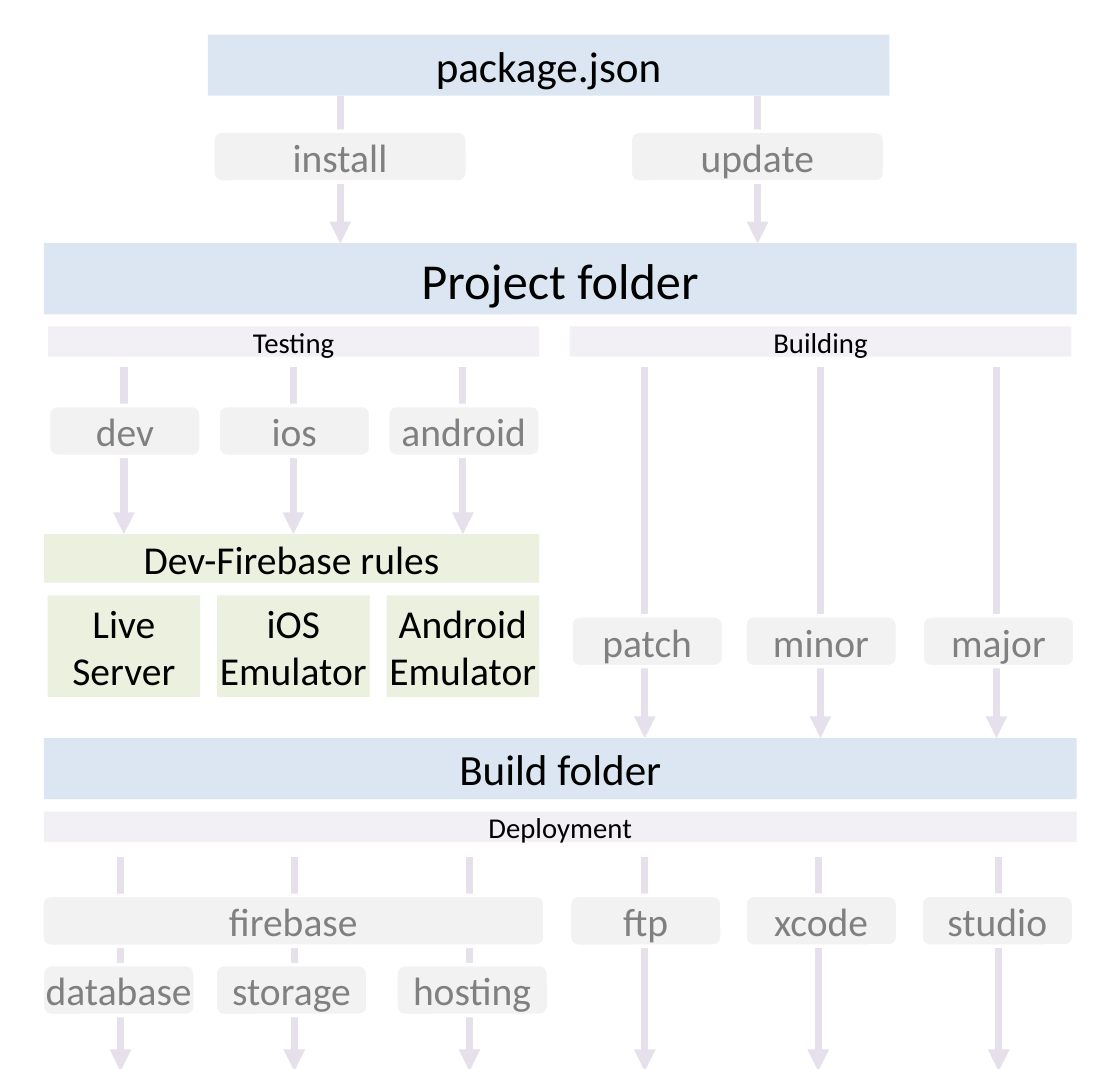
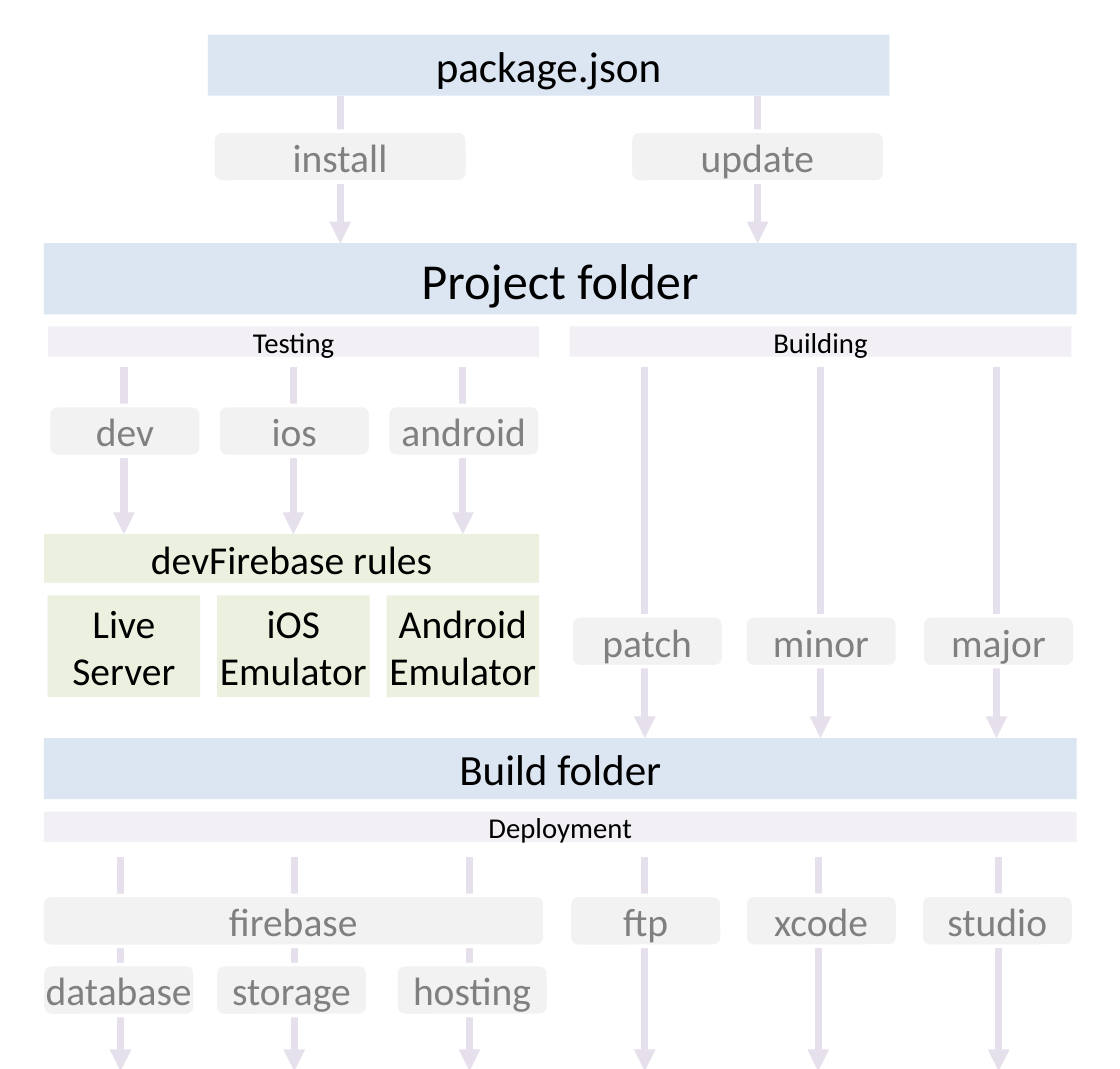
Before and after one commit to scriptPilot/app-framework, a slide deck: slide 1 of media/cli-commands.pptx. Drawn at 1120x1069 pixels with LibreOffice and Linux fonts; fonts in the diff are those of the drawing. Boxes give left, top, right and bottom in pixels: in the first picture for what was removed or moved away, otherwise in the second. Text is boxed around its words. In the diff, an @@ line names an element or a change of style, - is before the commit and + after.

Commit message:
Dev-Firebase > devFirebase
solves #467

```diff
--- a/media/cli-commands.pptx
+++ b/media/cli-commands.pptx
@@ text in rectangle at (151, 546, 432, 575): text changed @@
-Dev-Firebase rules
+devFirebase rules
```
Also in this commit, not shown: 1 other file.
